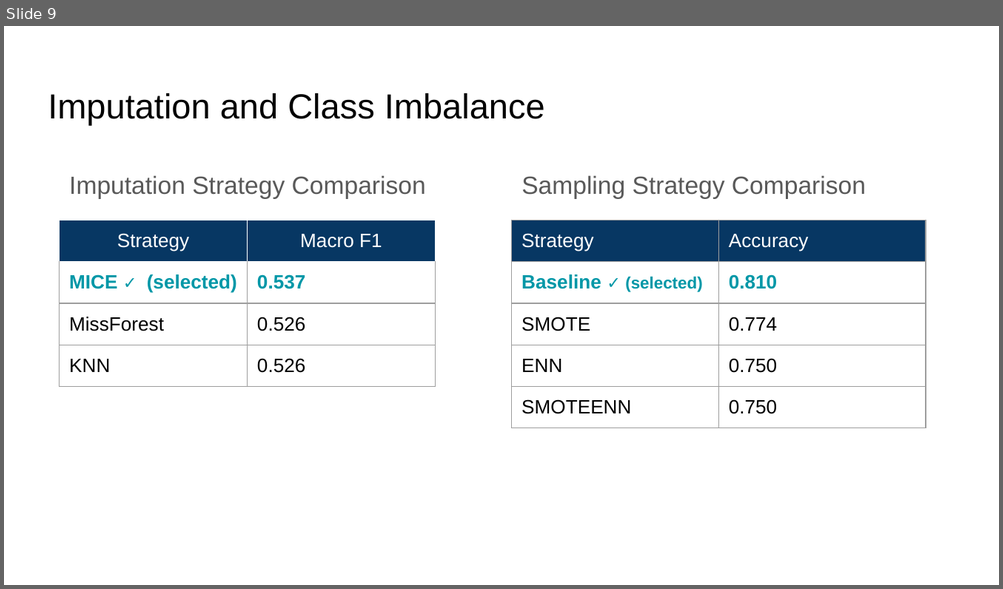
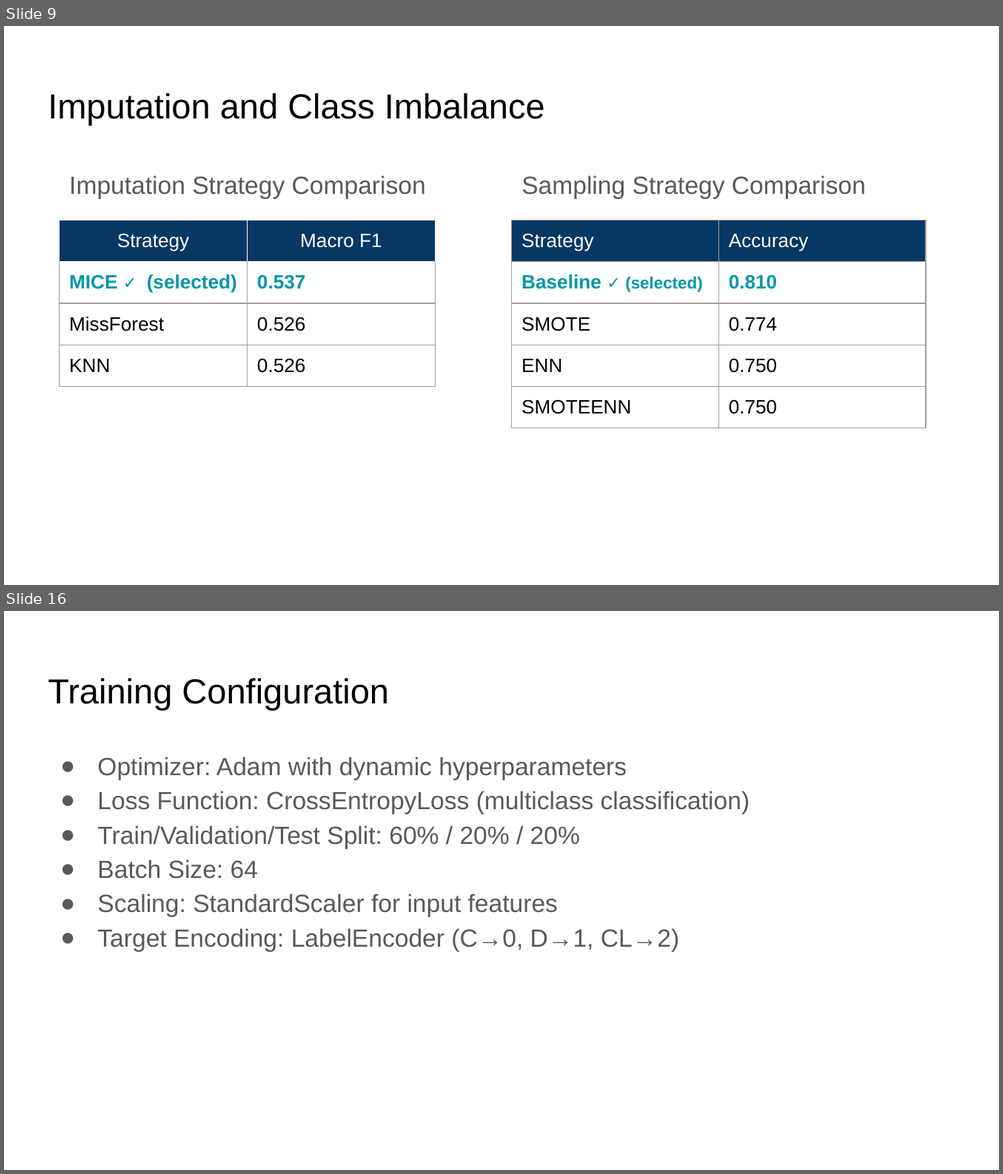
Before and after one commit to Bernardo1205/Advance-ML, a slide deck: src/deliverable2/Cirrhosis_Patient_Survival_Prediction_Report.pptx. Shown one above the other, each under a label of ours: slide 9 before the commit, slides 9 and 16 after it; the slides between them are not shown. The pictures are 1003x589 and 1003x1174 pixels, drawn with LibreOffice and Linux fonts; fonts in the diff are those of the drawing. Boxes give left, top, right and bottom in pixels: in the first picture for what was removed or moved away, otherwise in the second. Text is boxed around its words. In the diff, an @@ line names an element or a change of style, - is before the commit and + after.

```diff
--- a/src/deliverable2/Cirrhosis_Patient_Survival_Prediction_Report.pptx
+++ b/src/deliverable2/Cirrhosis_Patient_Survival_Prediction_Report.pptx
@@ slide 16 added at [4, 611, 999, 1170], background #FFFFFF @@
@@ title added at [48, 678, 389, 710], 25.2 pt, text #000000 @@
+Training Configuration
@@ text added at [97, 757, 750, 951], 18 pt, text #595959 @@
+● Optimizer: Adam with dynamic hyperparameters
+● Loss Function: CrossEntropyLoss (multiclass classification)
+● Train/Validation/Test Split: 60% / 20% / 20%
+● Batch Size: 64
+● Scaling: StandardScaler for input features
+● Target Encoding: LabelEncoder (C→0, D→1, CL→2)
```
Also in this commit, not shown: 2 slides changed, 9 other slides added, 12 other files.
